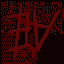
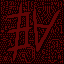
Revision of a layered 64 × 64 image; what changed, layer by layer:
painted on "Background" over [0, 0, 64, 63]
